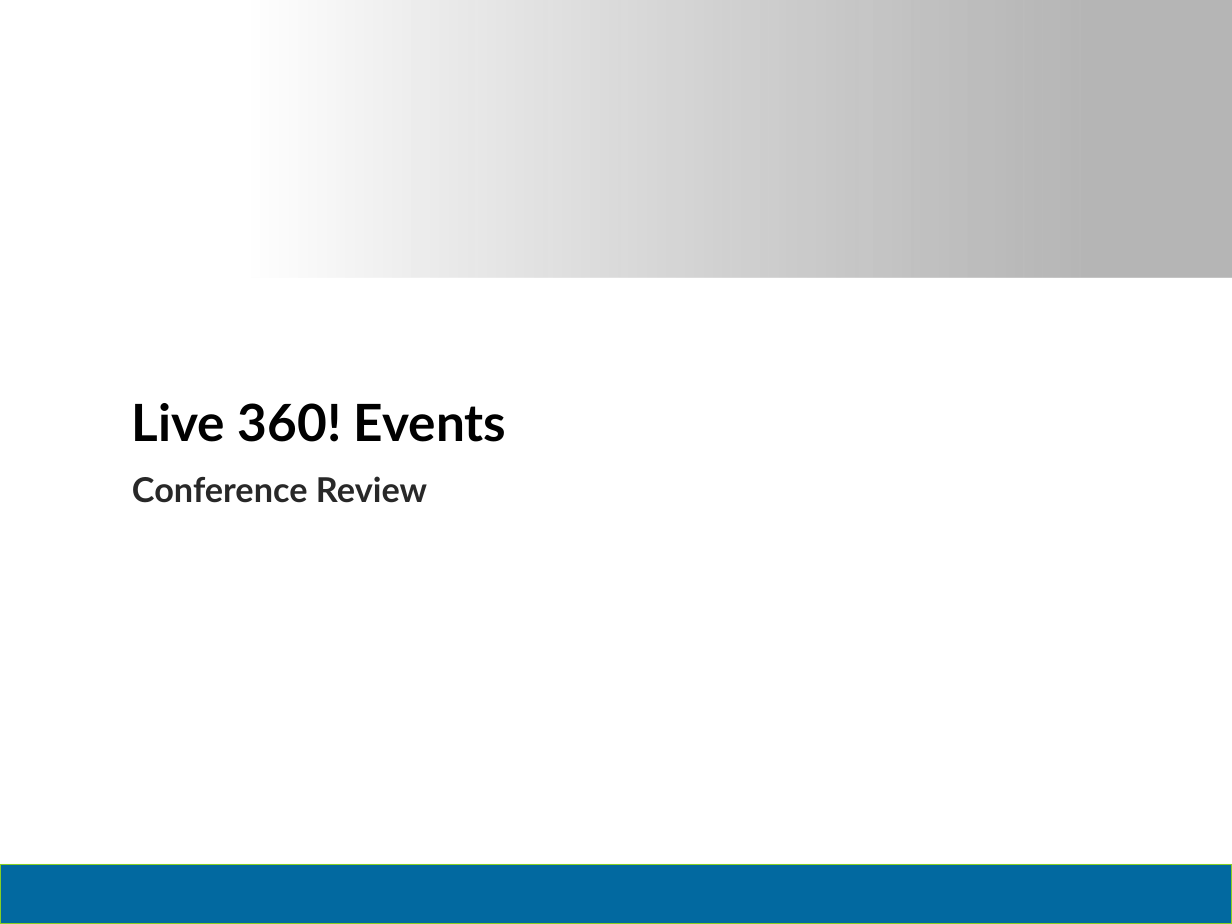
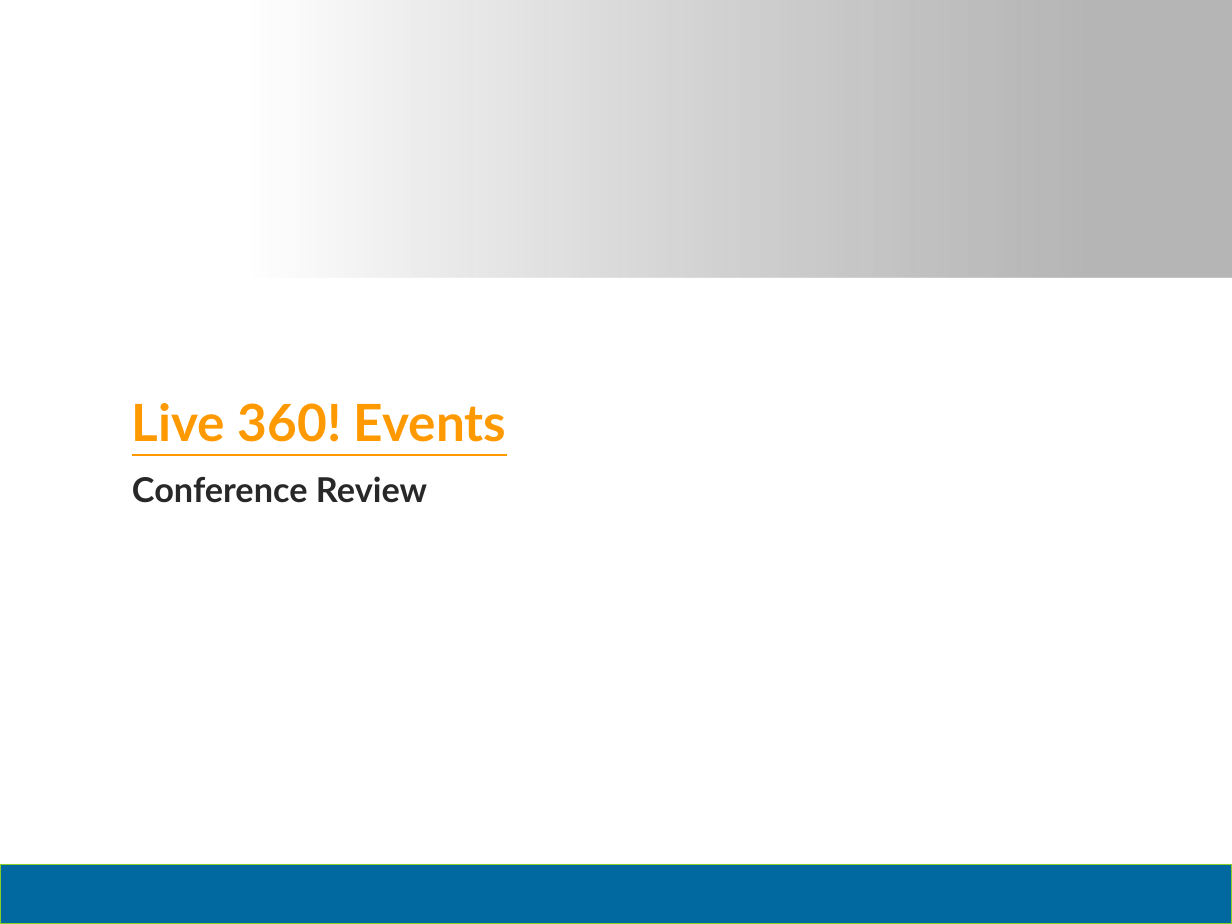
Before and after one commit to dtomyn/HTML5Demo1, a slide deck: slide 1 of Docs/2012 - Live360 Event Review (NEWER).pptx. Drawn at 1232x924 pixels with LibreOffice and Linux fonts; fonts in the diff are those of the drawing; background and template pictures are left out. Boxes give left, top, right and bottom in pixels: in the first picture for what was removed or moved away, otherwise in the second. Text is boxed around its words. In the diff, an @@ line names an element or a change of style, - is before the commit and + after.

```diff
--- a/Docs/2012 - Live360 Event Review (NEWER).pptx
+++ b/Docs/2012 - Live360 Event Review (NEWER).pptx
@@ title "Live 360! Events" at (x1=132, y1=403, x2=506, y2=442): text colour #000000 to #FF9900, underline on @@
```
Also in this commit, not shown: 8 other slides changed, 1 slide added, 2 other files.
